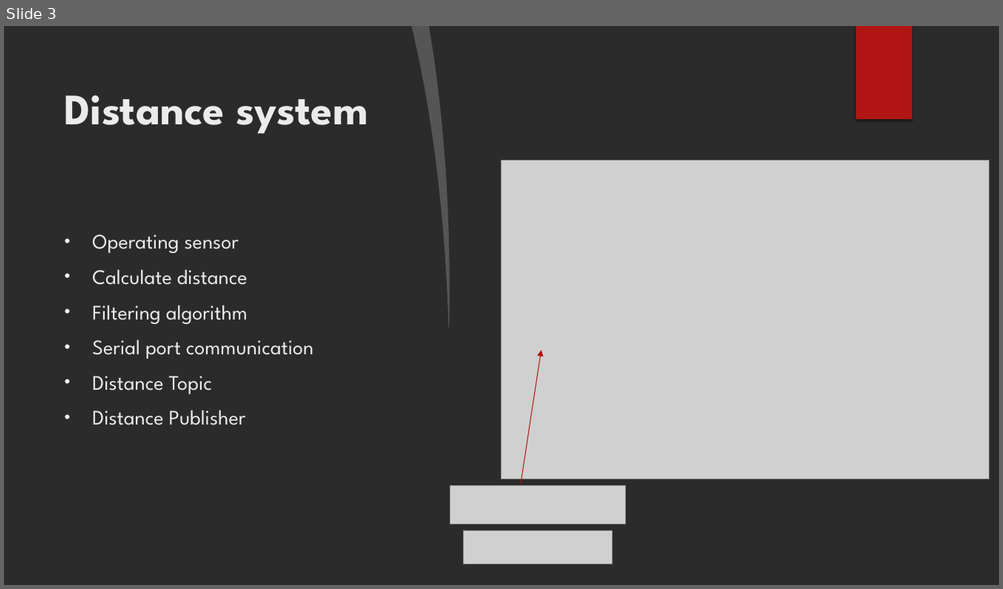
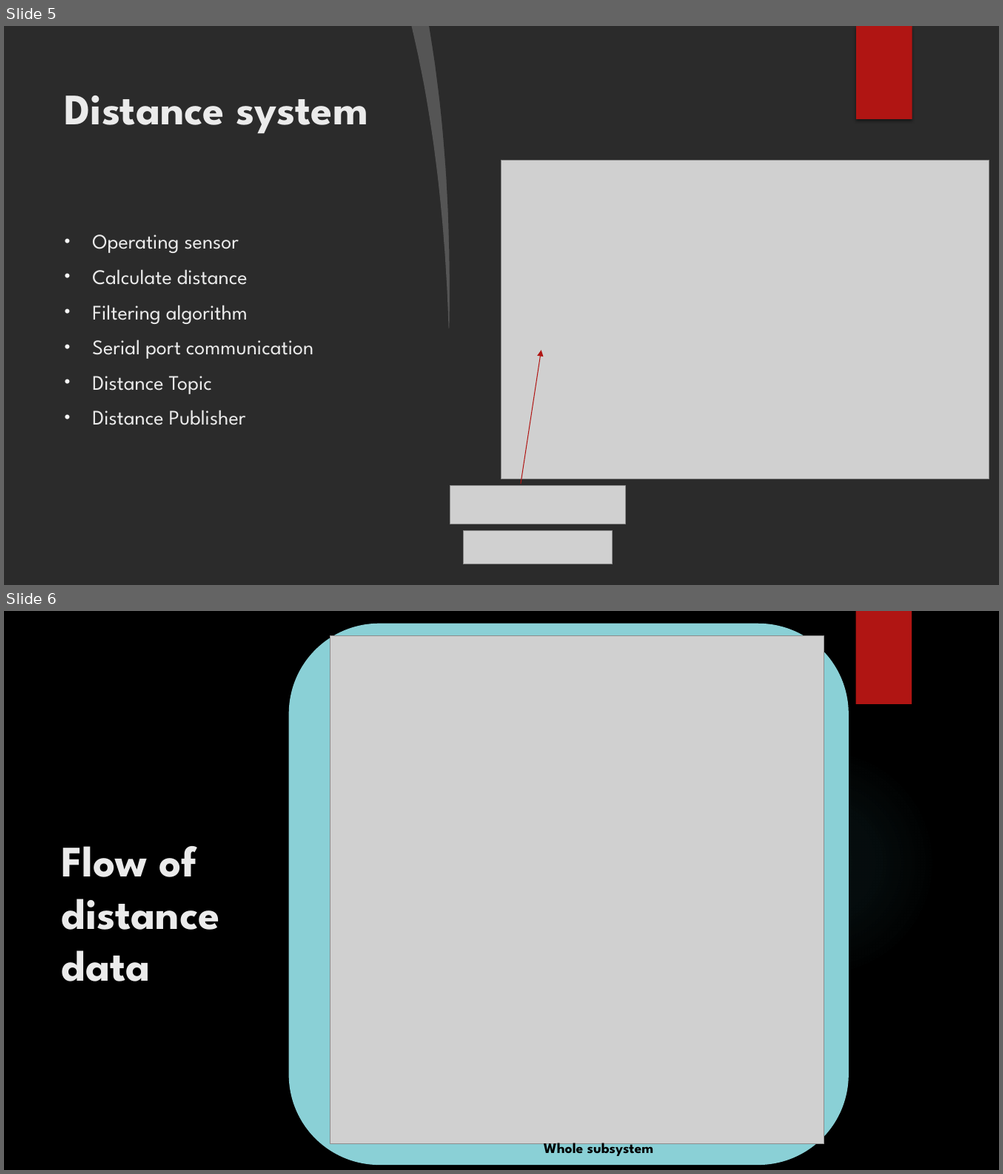
Before and after one commit to GJanos/DDS-RasPi4-ESP32-Communication, a slide deck: Documentation/Smart braking system.pptx. Shown one above the other, each under a label of ours: slide 3 before the commit, slides 5 and 6 after it. The pictures are 1003x589 and 1003x1174 pixels, drawn with LibreOffice and Linux fonts; fonts in the diff are those of the drawing; grey boxes stand for pictures; background and template pictures are left out; a plain dark background stands for a picture behind light text. Boxes give left, top, right and bottom in pixels: in the first picture for what was removed or moved away, otherwise in the second. Text is boxed around its words. In the diff, an @@ line names an element or a change of style, - is before the commit and + after.

```diff
--- a/Documentation/Smart braking system.pptx
+++ b/Documentation/Smart braking system.pptx
@@ slide 6 added at [4, 611, 999, 1170], background picture (left out); not listed: 1 template element that a slide beside it also shows @@
@@ rounded rectangle added at [289, 624, 848, 1166], fill #8AD0D6 @@
@@ picture added at [330, 635, 824, 1144] @@
@@ ellipse added at [706, 748, 936, 977], fill gradient #50B9C1 @@
@@ title added at [62, 846, 220, 982], 42 pt, text #EBEBEB, bold @@
+Flow of distance data
@@ text added at [543, 1138, 654, 1156], 14 pt, text #000000, bold @@
+Whole subsystem
@@ what was slide 3 is now slide 5 @@
```
Also in this commit, not shown: 5 slides changed, 3 other slides added, 2 slides removed, 2 other files.
